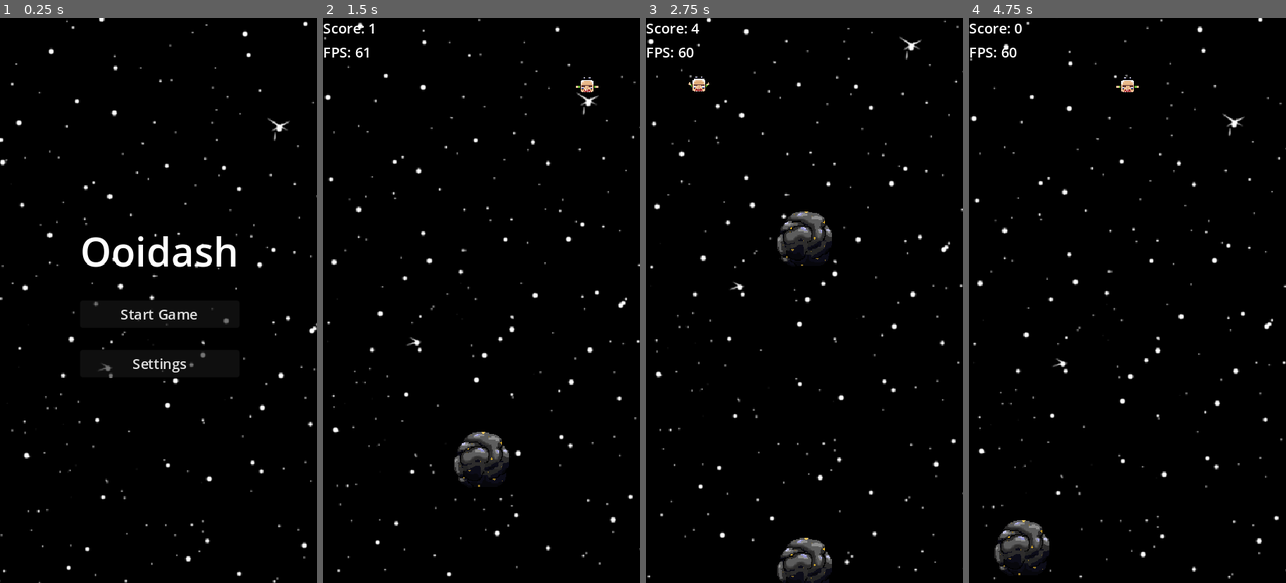
Above: before the commit, frames 1-4 (left to right).
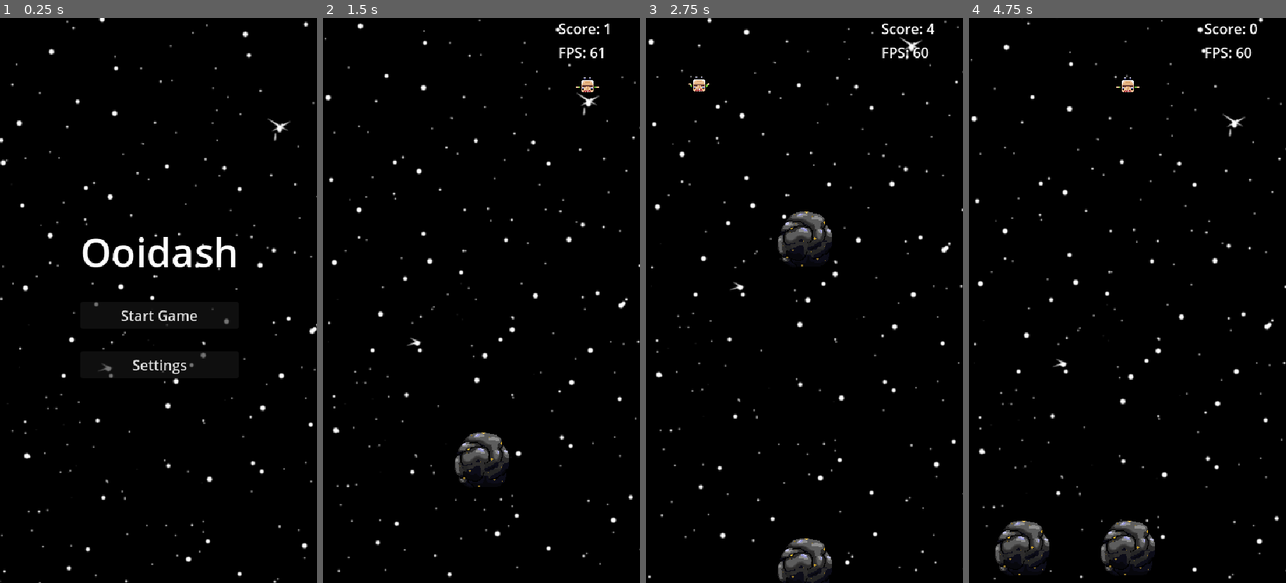
Above: after the commit, the same moments.

Repository: scarbone98/Ooidash-web-remake
Game: Godot game, scene res://main_menu.tscn
Two runs of this game, one before a commit and one after it. Both use one fixed random seed, a clock stepped at 60 frames per second and the inputs below.
Inputs (mouse positions are in pixels of both pictures, inside the frame that each line leads up to):
- Up to frame 1 (0.25 s): no input
- Up to frame 2 (1.5 s): click "Start Game" at 0.5 s; move the mouse to (551, 272) at 1.27 s; hold Right (move_right) from 1.28 s (still down); click (551, 272) at 1.35 s
- Up to frame 3 (2.75 s): move the mouse to (741, 328) at 2.02 s; release Right (move_right) at 2.03 s; hold Left (move_left) from 2.03 s (still down); click (741, 328) at 2.1 s
- Up to frame 4 (4.75 s): move the mouse to (1159, 176) at 2.77 s; release Left (move_left) at 2.78 s; hold Right (move_right) 2.78-4.25 s; click (1159, 176) at 2.85 s; move the mouse to (1111, 413) at 3.52 s; click (1111, 413) at 3.6 s; click "Start Game" at 4.25 s

The runs differ from the first frame. In frame 1, 1.7% of the frame differs, in the area x 0-100%, y 0-100%; in frame 2, 1.5%; in frame 3, 1.7%; in frame 4, 2.4%.

Commit message:
added gems

Diff:
--- a/asteroid.tscn
+++ b/asteroid.tscn
@@ -6,7 +6,7 @@
 [sub_resource type="CircleShape2D" id="CircleShape2D_rd6ls"]
 radius = 31.7805
 
-[node name="Asteroid" type="Area2D"]
+[node name="Asteroid" type="Area2D" groups=["enemy"]]
 script = ExtResource("1_rka1q")
 
 [node name="Sprite2D" type="Sprite2D" parent="."]
--- a/default_bus_layout.tres
+++ b/default_bus_layout.tres
@@ -1,9 +1,3 @@
 [gd_resource type="AudioBusLayout" format=3 uid="uid://sttwlpntjgk0"]
 
 [resource]
-bus/1/name = &"New Bus"
-bus/1/solo = false
-bus/1/mute = false
-bus/1/bypass_fx = false
-bus/1/volume_db = 0.0
-bus/1/send = &"Master"
--- a/items/diamond.tscn
+++ /dev/null
@@ -1,46 +0,0 @@
-[gd_scene load_steps=7 format=3 uid="uid://bnimftkxquiap"]
-
-[ext_resource type="Texture2D" uid="uid://difcjq5tq34bj" path="res://assets/sprites/6416diamond.png" id="1_sj2ib"]
-
-[sub_resource type="AtlasTexture" id="AtlasTexture_kmxck"]
-atlas = ExtResource("1_sj2ib")
-region = Rect2(0, 0, 16, 16)
-
-[sub_resource type="AtlasTexture" id="AtlasTexture_twngj"]
-atlas = ExtResource("1_sj2ib")
-region = Rect2(16, 0, 16, 16)
-
-[sub_resource type="AtlasTexture" id="AtlasTexture_hht4i"]
-atlas = ExtResource("1_sj2ib")
-region = Rect2(32, 0, 16, 16)
-
-[sub_resource type="AtlasTexture" id="AtlasTexture_2h1o2"]
-atlas = ExtResource("1_sj2ib")
-region = Rect2(48, 0, 16, 16)
-
-[sub_resource type="SpriteFrames" id="SpriteFrames_hptv7"]
-animations = [{
-"frames": [{
-"duration": 1.0,
-"texture": SubResource("AtlasTexture_kmxck")
-}, {
-"duration": 1.0,
-"texture": SubResource("AtlasTexture_twngj")
-}, {
-"duration": 1.0,
-"texture": SubResource("AtlasTexture_hht4i")
-}, {
-"duration": 1.0,
-"texture": SubResource("AtlasTexture_2h1o2")
-}],
-"loop": true,
-"name": &"default",
-"speed": 5.0
-}]
-
-[node name="Diamond" type="AnimatedSprite2D"]
-position = Vector2(310.001, 153.999)
-rotation = -1.5708
-sprite_frames = SubResource("SpriteFrames_hptv7")
-frame = 2
-frame_progress = 0.443218
--- /dev/null
+++ b/items/gem.tres
@@ -0,0 +1,9 @@
+[gd_resource type="Resource" script_class="ItemData" load_steps=3 format=3 uid="uid://b3ydba2yrwi8x"]
+
+[ext_resource type="Script" path="res://items/item_data.gd" id="1_a63ox"]
+[ext_resource type="PackedScene" uid="uid://bt5xr3u1xynuc" path="res://items/gem.tscn" id="1_nlg06"]
+
+[resource]
+script = ExtResource("1_a63ox")
+item_scene = ExtResource("1_nlg06")
+spawn_probability = 0.25
--- /dev/null
+++ b/items/gem.tscn
@@ -0,0 +1,55 @@
+[gd_scene load_steps=9 format=3 uid="uid://bt5xr3u1xynuc"]
+
+[ext_resource type="Script" path="res://scripts/item.gd" id="1_bv4k8"]
+[ext_resource type="Texture2D" uid="uid://difcjq5tq34bj" path="res://assets/sprites/6416diamond.png" id="2_7c8qw"]
+
+[sub_resource type="CircleShape2D" id="CircleShape2D_1ryv6"]
+radius = 9.0
+
+[sub_resource type="AtlasTexture" id="AtlasTexture_nkdkn"]
+atlas = ExtResource("2_7c8qw")
+region = Rect2(0, 0, 16, 16)
+
+[sub_resource type="AtlasTexture" id="AtlasTexture_cywsi"]
+atlas = ExtResource("2_7c8qw")
+region = Rect2(16, 0, 16, 16)
+
+[sub_resource type="AtlasTexture" id="AtlasTexture_uwkfk"]
+atlas = ExtResource("2_7c8qw")
+region = Rect2(32, 0, 16, 16)
+
+[sub_resource type="AtlasTexture" id="AtlasTexture_bfi16"]
+atlas = ExtResource("2_7c8qw")
+region = Rect2(48, 0, 16, 16)
+
+[sub_resource type="SpriteFrames" id="SpriteFrames_25qid"]
+animations = [{
+"frames": [{
+"duration": 1.0,
+"texture": SubResource("AtlasTexture_nkdkn")
+}, {
+"duration": 1.0,
+"texture": SubResource("AtlasTexture_cywsi")
+}, {
+"duration": 1.0,
+"texture": SubResource("AtlasTexture_uwkfk")
+}, {
+"duration": 1.0,
+"texture": SubResource("AtlasTexture_bfi16")
+}],
+"loop": true,
+"name": &"default",
+"speed": 5.0
+}]
+
+[node name="Gem" type="Area2D" groups=["item"]]
+script = ExtResource("1_bv4k8")
+
+[node name="Area2D" type="CollisionShape2D" parent="."]
+shape = SubResource("CircleShape2D_1ryv6")
+
+[node name="AnimatedSprite2D" type="AnimatedSprite2D" parent="."]
+sprite_frames = SubResource("SpriteFrames_25qid")
+autoplay = "default"
+
+[connection signal="area_entered" from="." to="." method="_on_area_entered"]
--- /dev/null
+++ b/items/item_data.gd
@@ -0,0 +1,5 @@
+extends Resource
+class_name ItemData
+
+@export var item_scene: PackedScene
+@export var spawn_probability: float
--- a/main_scene.tscn
+++ b/main_scene.tscn
@@ -16,6 +16,9 @@
 [ext_resource type="PackedScene" uid="uid://do6eseojjwb88" path="res://background.tscn" id="10_qff6e"]
 [ext_resource type="Script" path="res://scripts/score_ui.gd" id="11_sn4kp"]
 [ext_resource type="AudioStream" uid="uid://dd56orsrdthxu" path="res://assets/audio/ooidashtheme2.ogg" id="13_p1k42"]
+[ext_resource type="Script" path="res://items/item_data.gd" id="14_gua6f"]
+[ext_resource type="Resource" uid="uid://b3ydba2yrwi8x" path="res://items/gem.tres" id="15_tqqae"]
+[ext_resource type="Script" path="res://scripts/item_spawner.gd" id="17_5yp1b"]
 
 [sub_resource type="SpriteFrames" id="SpriteFrames_a7nqf"]
 animations = [{
@@ -61,6 +64,10 @@
 script = ExtResource("3_qytwm")
 asteroid_scene = ExtResource("5_m86gy")
 
+[node name="ItemSpawner" type="Node2D" parent="."]
+script = ExtResource("17_5yp1b")
+items = Array[ExtResource("14_gua6f")]([ExtResource("15_tqqae")])
+
 [node name="AudioStreamPlayer2D" type="AudioStreamPlayer" parent="." groups=["audio"]]
 stream = ExtResource("13_p1k42")
 volume_db = -15.0
@@ -77,13 +84,20 @@
 
 [node name="ScoreUI" type="Control" parent="CanvasLayer"]
 layout_mode = 3
-anchors_preset = 0
+anchors_preset = 15
+anchor_right = 1.0
+anchor_bottom = 1.0
+grow_horizontal = 2
+grow_vertical = 2
 script = ExtResource("11_sn4kp")
 
 [node name="VBoxContainer" type="VBoxContainer" parent="CanvasLayer/ScoreUI"]
-layout_mode = 0
-offset_right = 40.0
-offset_bottom = 40.0
+layout_mode = 2
+offset_left = 267.0
+offset_right = 360.0
+offset_bottom = 50.0
+grow_horizontal = 2
+grow_vertical = 2
 
 [node name="Label" type="Label" parent="CanvasLayer/ScoreUI/VBoxContainer"]
 layout_mode = 2
@@ -93,3 +107,4 @@
 layout_mode = 2
 
 [connection signal="area_entered" from="Player/Area2D" to="Player" method="_on_area_2d_area_entered"]
+[connection signal="asteroids_spawned" from="AsteroidSpawner" to="ItemSpawner" method="_on_asteroid_spawner_asteroids_spawned"]
--- a/project.godot
+++ b/project.godot
@@ -29,7 +29,13 @@
 window/size/window_height_override=1920
 window/stretch/mode="canvas_items"
 window/stretch/aspect="keep_height"
+window/stretch/scale_mode="integer"
 window/handheld/orientation=1
+
+[global_group]
+
+item=""
+enemy=""
 
 [input]
 
--- a/scripts/asteroid_spawner.gd
+++ b/scripts/asteroid_spawner.gd
@@ -10,6 +10,8 @@
 var camera: Camera2D
 
 var last_asteroid: Node2D
+
+signal asteroids_spawned(asteroids: Array, speed: float)
 
 func _ready() -> void:
 	camera = get_node('/root/MainScene/Camera2D')
@@ -29,14 +31,13 @@
 	return randi() % (max - min + 1) + min
 
 func _spawn_asteroid():
-	var spawn_positions = column_manager.column_positions.duplicate()
+	var spawn_positions: Array = column_manager.column_positions.duplicate()
+
 	for i in range(0, get_random_int_in_range(1,column_manager.column_positions.size()-1)):
 		var index_to_spawn = get_random_int_in_range(0, spawn_positions.size()-1)
 
-		var spawn_position = column_manager.get_column_position(index_to_spawn)
+		var spawn_position = spawn_positions.pop_at(index_to_spawn)
 		spawn_position.y = (get_viewport_rect().size.y / camera.zoom.y) / 2 + 50  # Start at the bottom of the screen
-
-		spawn_positions.remove_at(index_to_spawn)
 
 		# Instantiate a new asteroid from the PackedScene
 		var asteroid = asteroid_scene.instantiate()
@@ -47,5 +48,12 @@
 
 		last_asteroid = asteroid
 
+	var new_spawn_pos: Array = []
+	for spawn_pos in spawn_positions:
+		spawn_pos.y = (get_viewport_rect().size.y / camera.zoom.y) / 2 + 50  # Start at the bottom of the screen
+		new_spawn_pos.append(spawn_pos)
+
+	asteroids_spawned.emit(new_spawn_pos, asteroid_speed)
+
 func _increase_speed():
 	asteroid_speed += 10
--- /dev/null
+++ b/scripts/item.gd
@@ -0,0 +1,18 @@
+extends Area2D
+class_name Item
+
+var move_speed: int = 100
+var auto_destroy_height: float = -1000
+
+# Called when the node enters the scene tree for the first time.
+func _ready() -> void:
+	pass # Replace with function body.
+
+
+# Called every frame. 'delta' is the elapsed time since the previous frame.
+func _process(delta: float) -> void:
+	position.y -= delta * move_speed
+
+	# Check if the asteroid is outside the viewport
+	if position.y < auto_destroy_height:  # Adjust the threshold if needed based on the size of your asteroid
+		call_deferred("queue_free")  # Remove the asteroid from the scene
--- /dev/null
+++ b/scripts/item_spawner.gd
@@ -0,0 +1,16 @@
+extends Node2D
+
+@export var items: Array[ItemData] = []
+
+# Called every frame. 'delta' is the elapsed time since the previous frame.
+func _process(delta: float) -> void:
+	pass
+
+
+func _on_asteroid_spawner_asteroids_spawned(asteroids: Array, speed: float) -> void:
+	for item in items:
+		if randf() <= item.spawn_probability:
+			var item_node = item.item_scene.instantiate()
+			item_node.move_speed = speed
+			item_node.position = asteroids[randi_range(0, asteroids.size() - 1)]
+			add_child(item_node)
--- a/scripts/player.gd
+++ b/scripts/player.gd
@@ -25,7 +25,11 @@
 	position.y = -((get_viewport_rect().size.y / camera.zoom.y) / 2) + 75
 
 func _on_area_2d_area_entered(area: Area2D) -> void:
-	emit_signal("player_died")
+	if area.is_in_group("enemy"):
+		emit_signal("player_died")
+	elif area.is_in_group("item"):
+		area.call_deferred("queue_free")
+		game_manager.player_score += 10
 
 func _process(delta: float) -> void:
 	handle_movement()
Not shown: 1 places in main_scene.tscn that only renumber resources
Not shown, changed: build/Ooidash.html
Not shown, changed: build/Ooidash.js
Not shown, changed: build/Ooidash.pck
Not shown, changed: build/Ooidash.service.worker.js
Not shown, changed: build/Ooidash.wasm
Not shown, added: maiABFE.tmp
Not shown, added: maiD70E.tmp
Not shown, added: maiE93F.tmp
